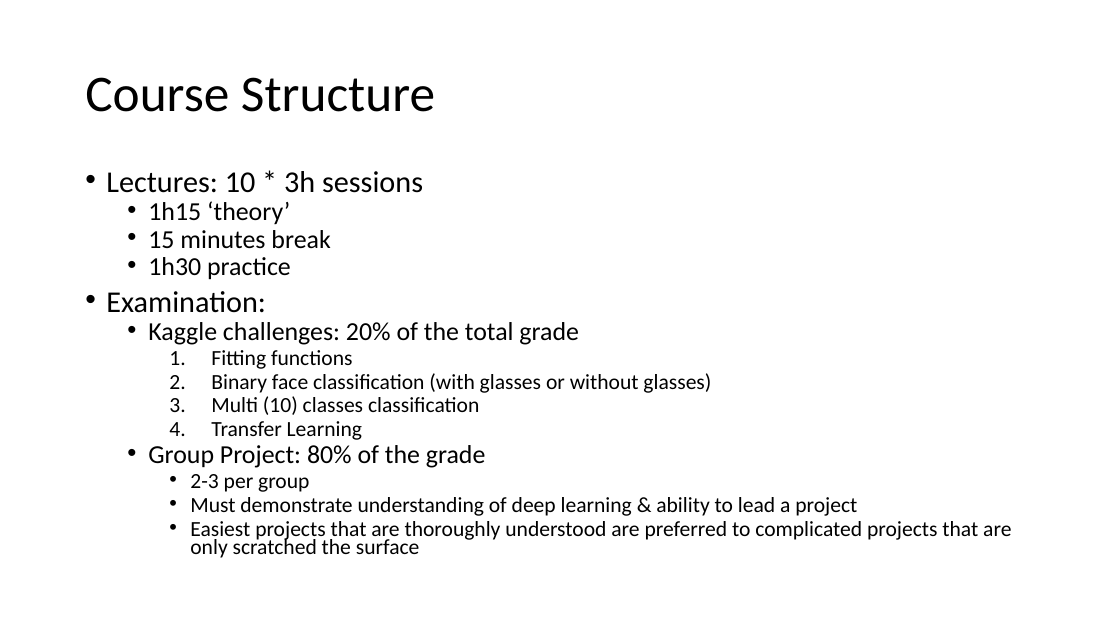
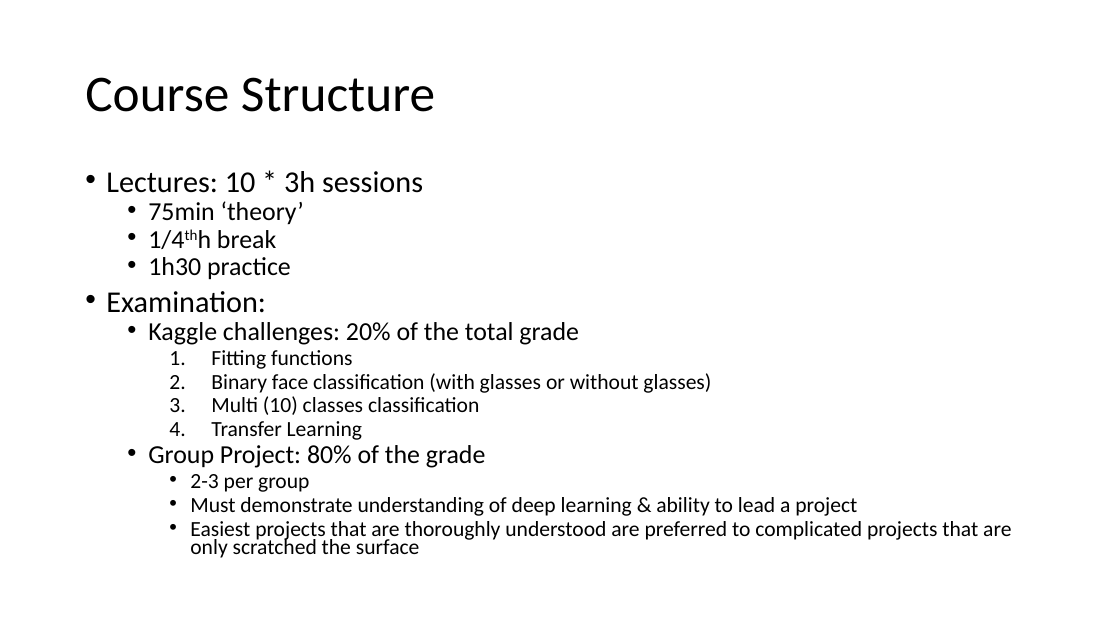
Before and after one commit to MICS-Lab/DeepLearningCourse, a slide deck: slide 2 of Slides_1.pptx (slide 3 before the commit). Drawn at 1120x630 pixels with LibreOffice and Linux fonts; fonts in the diff are those of the drawing. Boxes give left, top, right and bottom in pixels: in the first picture for what was removed or moved away, otherwise in the second. Text is boxed around its words. In the diff, an @@ line names an element or a change of style, - is before the commit and + after.

```diff
--- a/Slides_1.pptx
+++ b/Slides_1.pptx
@@ text at box(148, 201, 304, 249): text changed @@
-  • 1h15 ‘theory’
-  • 15 minutes break
+  • 75min ‘theory’
+  • 1/4thh break
```
Also in this commit, not shown: 1 other slide changed, 12 slides added, 1 slide removed, 1 other file.
